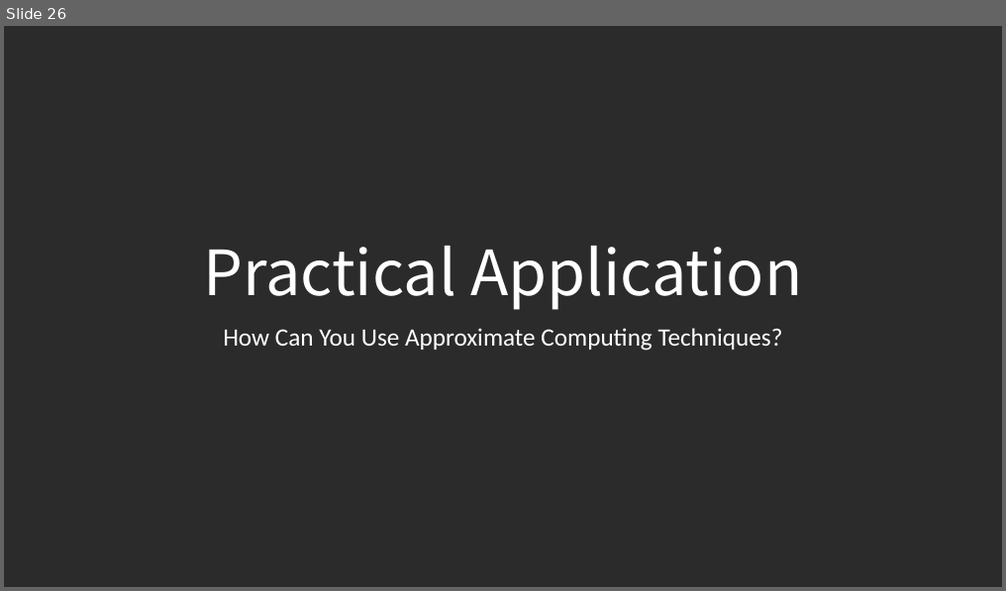
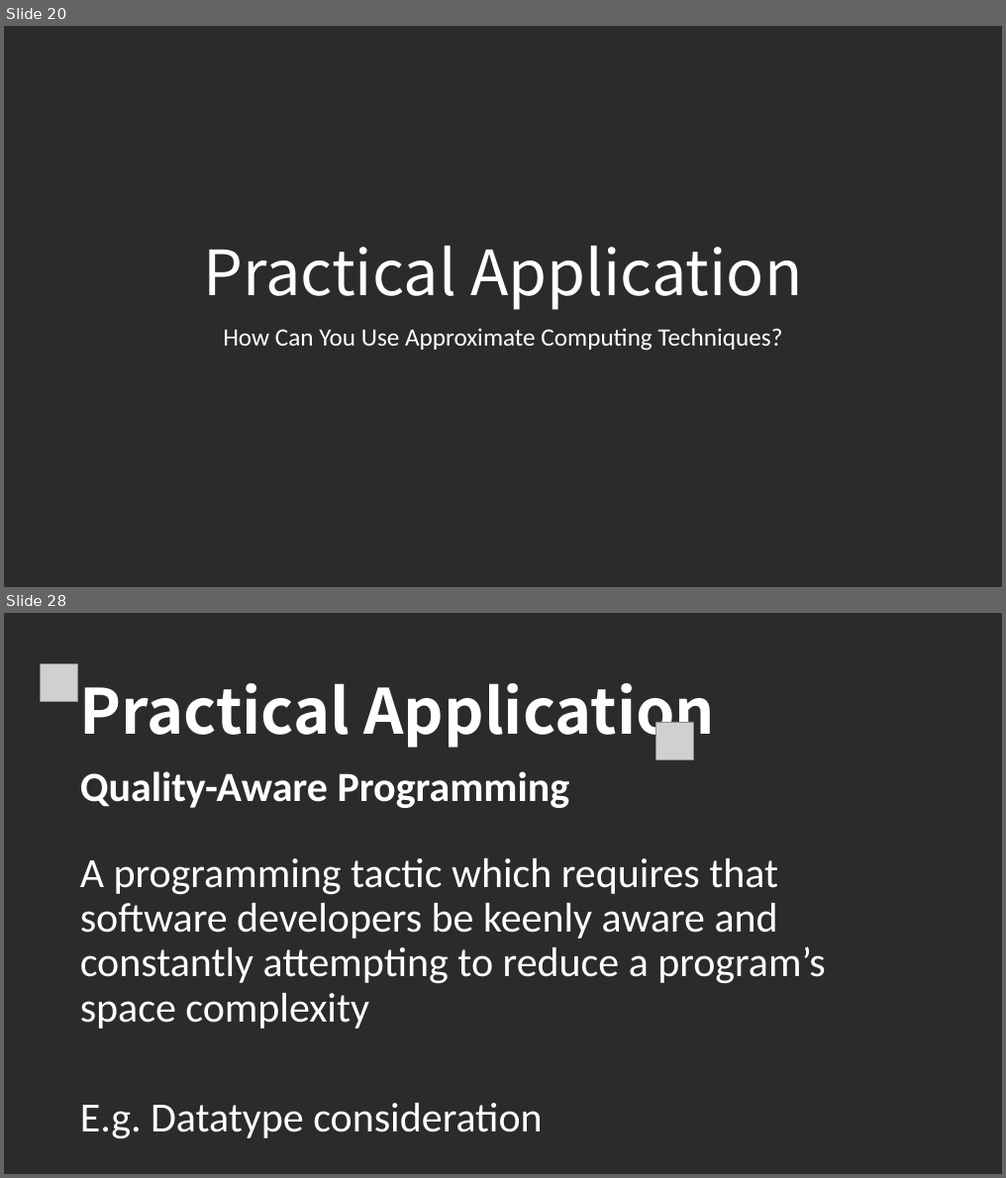
Before and after one commit to LoloMarty/2024-, a slide deck: CS4630/Approximate Computing.pptx. Shown one above the other, each under a label of ours: slide 26 before the commit, slides 20 and 28 after it; the slides between them are not shown. The pictures are 1006x591 and 1006x1178 pixels, drawn with LibreOffice and Linux fonts; fonts in the diff are those of the drawing; grey boxes stand for pictures; background and template pictures are left out; a plain dark background stands for a picture behind light text. Boxes give left, top, right and bottom in pixels: in the first picture for what was removed or moved away, otherwise in the second. Text is boxed around its words. In the diff, an @@ line names an element or a change of style, - is before the commit and + after.

```diff
--- a/CS4630/Approximate Computing.pptx
+++ b/CS4630/Approximate Computing.pptx
@@ slide 28 added at [4, 613, 1002, 1174], background picture (left out) @@
@@ picture added at [40, 663, 78, 702] @@
@@ text added at [80, 683, 716, 749], 60 pt, text #FFFFFF, bold @@
+Practical Application
@@ picture added at [656, 722, 694, 760] @@
@@ text added at [80, 771, 570, 808], 40 pt, text #FFFFFF, bold @@
+Quality-Aware Programming
@@ text added at [80, 859, 826, 1139], 40 pt, text #FFFFFF @@
+A programming tactic which requires that software developers be keenly aware and constantly attempting to reduce a program’s space complexity
+E.g. Datatype consideration
@@ what was slide 26 is now slide 20 @@
```
Also in this commit, not shown: 19 other slides added, 6 slides removed, 1 other file.
